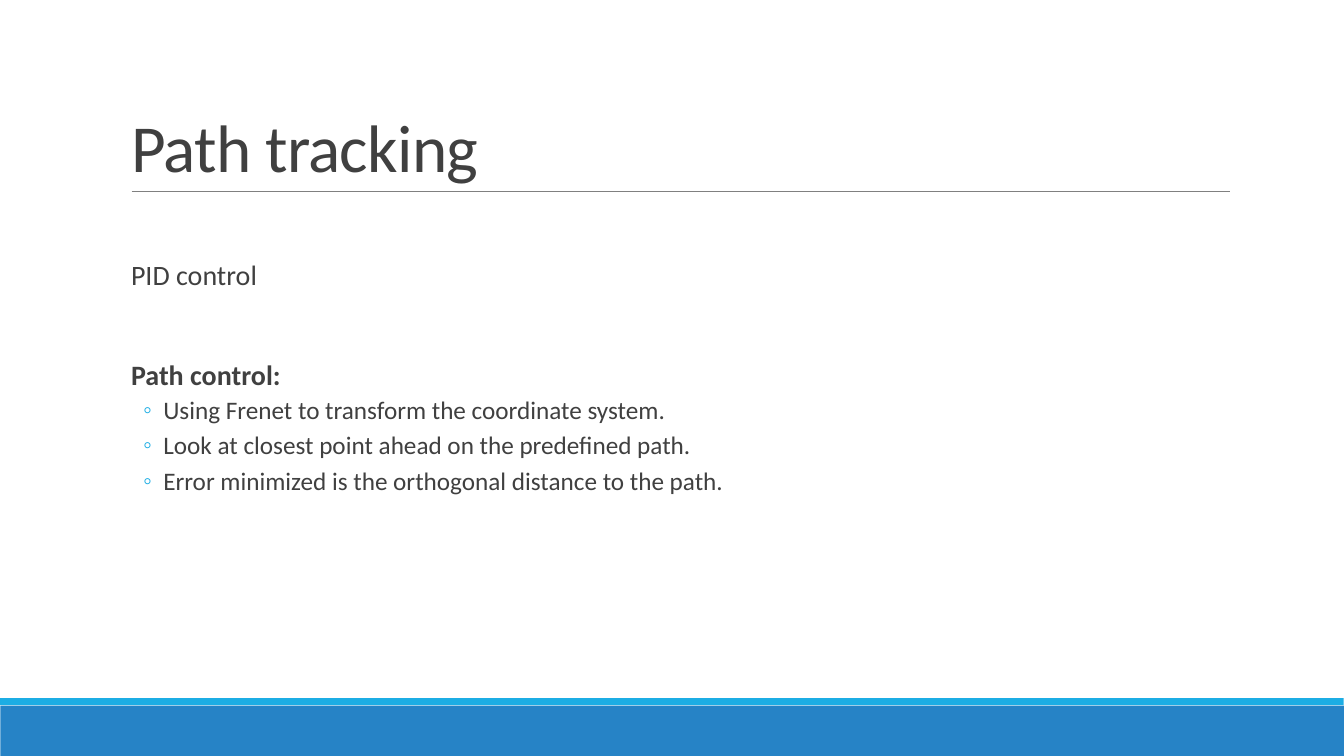
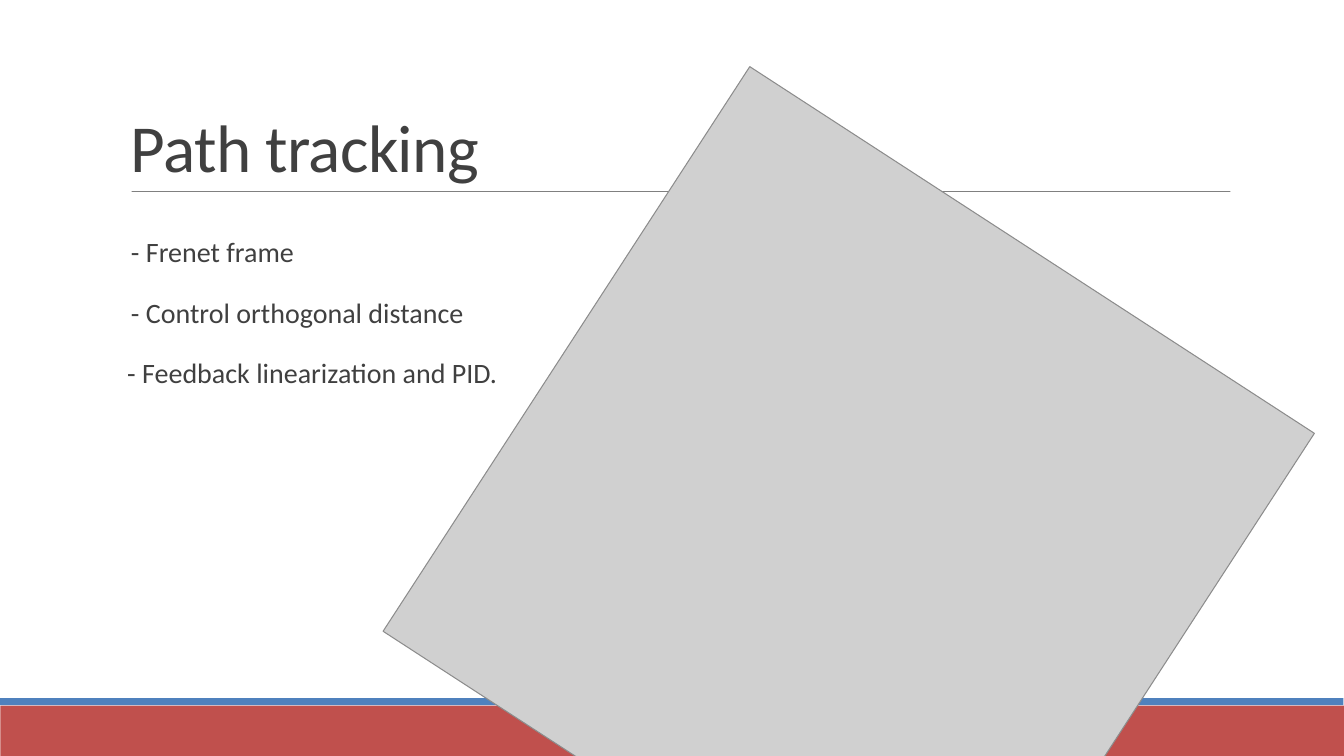
Before and after one commit to PrakharTyagi/PLATOON, a slide deck: slide 8 of Network Assisted Platooning.pptx (slide 9 before the commit). Drawn at 1344x756 pixels with LibreOffice and Linux fonts; fonts in the diff are those of the drawing; grey boxes stand for pictures. Boxes give left, top, right and bottom in pixels: in the first picture for what was removed or moved away, otherwise in the second. Text is boxed around its words. In the diff, an @@ line names an element or a change of style, - is before the commit and + after.

Commit message:
Changed slides for path tracking.

```diff
--- a/Network Assisted Platooning.pptx
+++ b/Network Assisted Platooning.pptx
@@ picture added at (383,67,1315,756) @@
@@ line (132, 192) - (1231, 192): stroke #808080 0.5 pt to #808080 0.51 pt @@
@@ text at (142,243,497,383): text changed; size 18 to 20 pt @@
-  PID control
-  Path control:
-  ◦ Using Frenet to transform the coordinate system.
-  ◦ Look at closest point ahead on the predefined path.
-  ◦ Error minimized is the orthogonal distance to the path.
+  - Frenet frame
+  - Control orthogonal distance
+- Feedback linearization and PID.
@@ rectangle at (0,706,1344,756): fill #2683C6 to #C0504D @@
@@ rectangle at (0,699,1344,706): fill #1CADE4 to #4F81BD @@
```
Also in this commit, not shown: 9 other slides changed, 1 slide removed.
